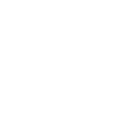
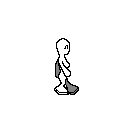
Layers edited between the first and the second 128px x 128px image:
showed group "Female Right Frames" (7 layers) over [54, 38, 79, 95]
showed group "Female Walk Right" (4 layers) over [54, 38, 79, 95]
showed "Base Female Right - Left Extended", painted on it over [54, 38, 79, 95]
